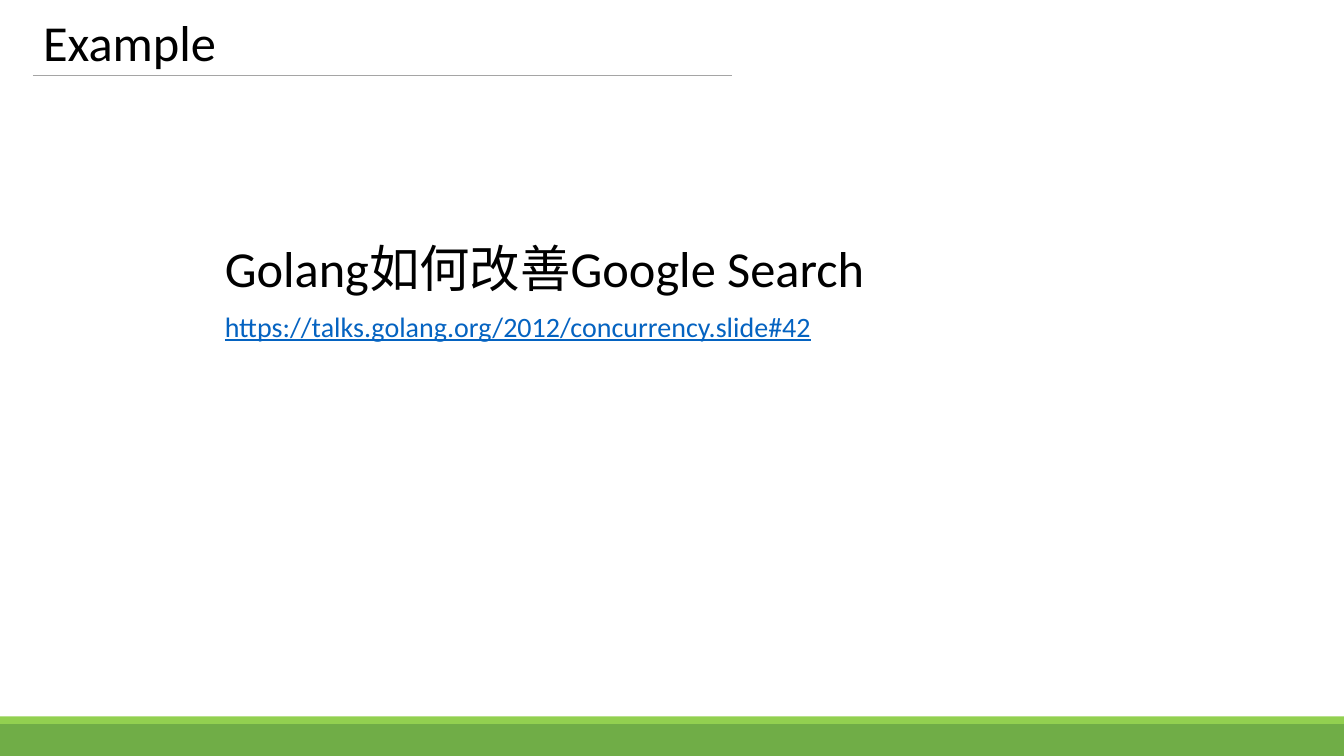
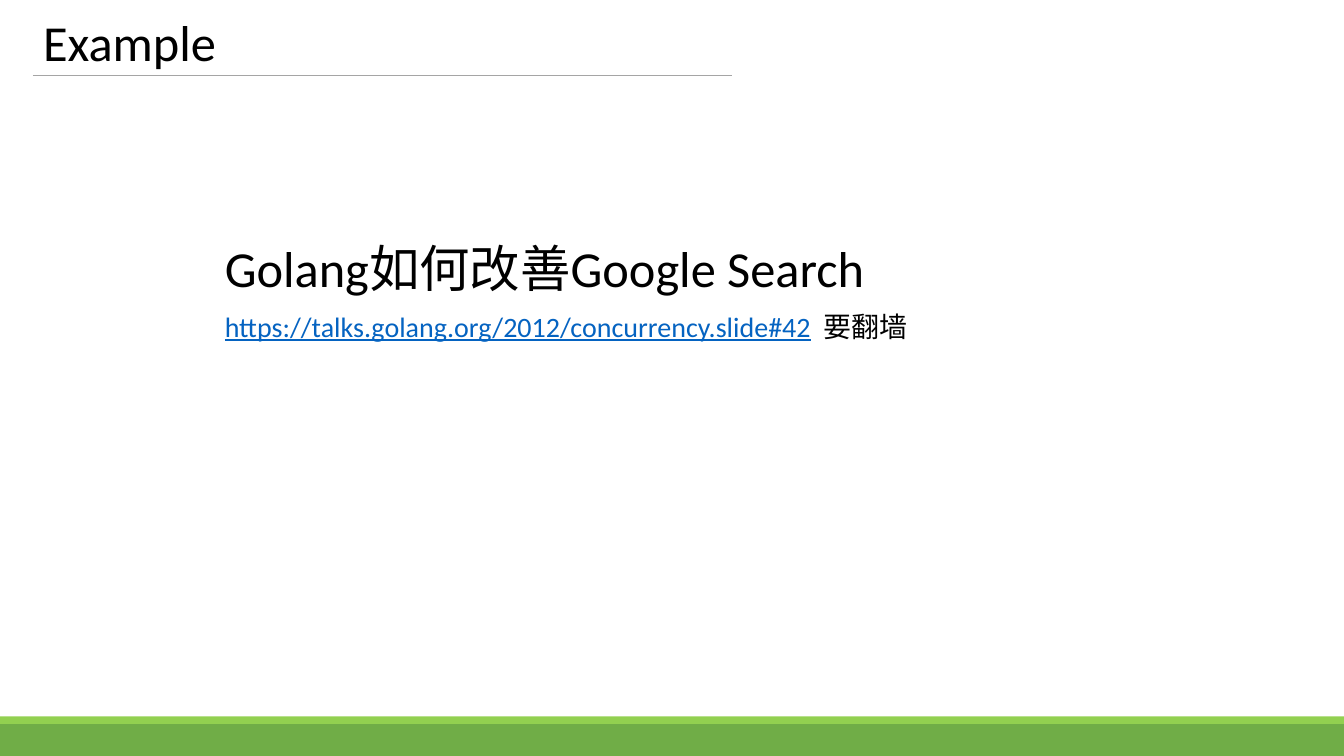
Before and after one commit to zhengbr2/sharing, a slide deck: slide 18 of GolangConcurency.pptx. Drawn at 1344x756 pixels with LibreOffice and Linux fonts; fonts in the diff are those of the drawing. Boxes give left, top, right and bottom in pixels: in the first picture for what was removed or moved away, otherwise in the second. Text is boxed around its words. In the diff, an @@ line names an element or a change of style, - is before the commit and + after.

```diff
--- a/GolangConcurency.pptx
+++ b/GolangConcurency.pptx
@@ text at <box>225,313,908,342</box>: text changed @@
-https://talks.golang.org/2012/concurrency.slide#42
+https://talks.golang.org/2012/concurrency.slide#42 要翻墙
```
Also in this commit, not shown: 6 other slides changed.
